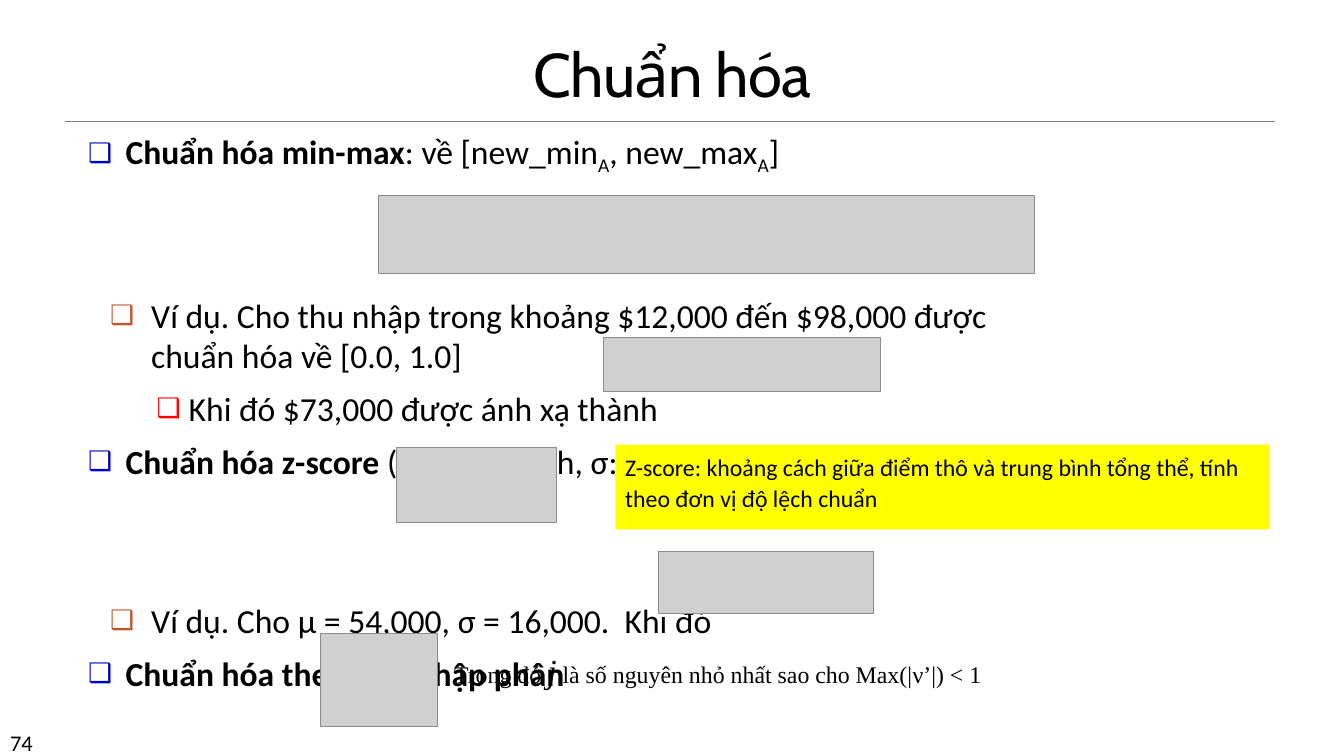
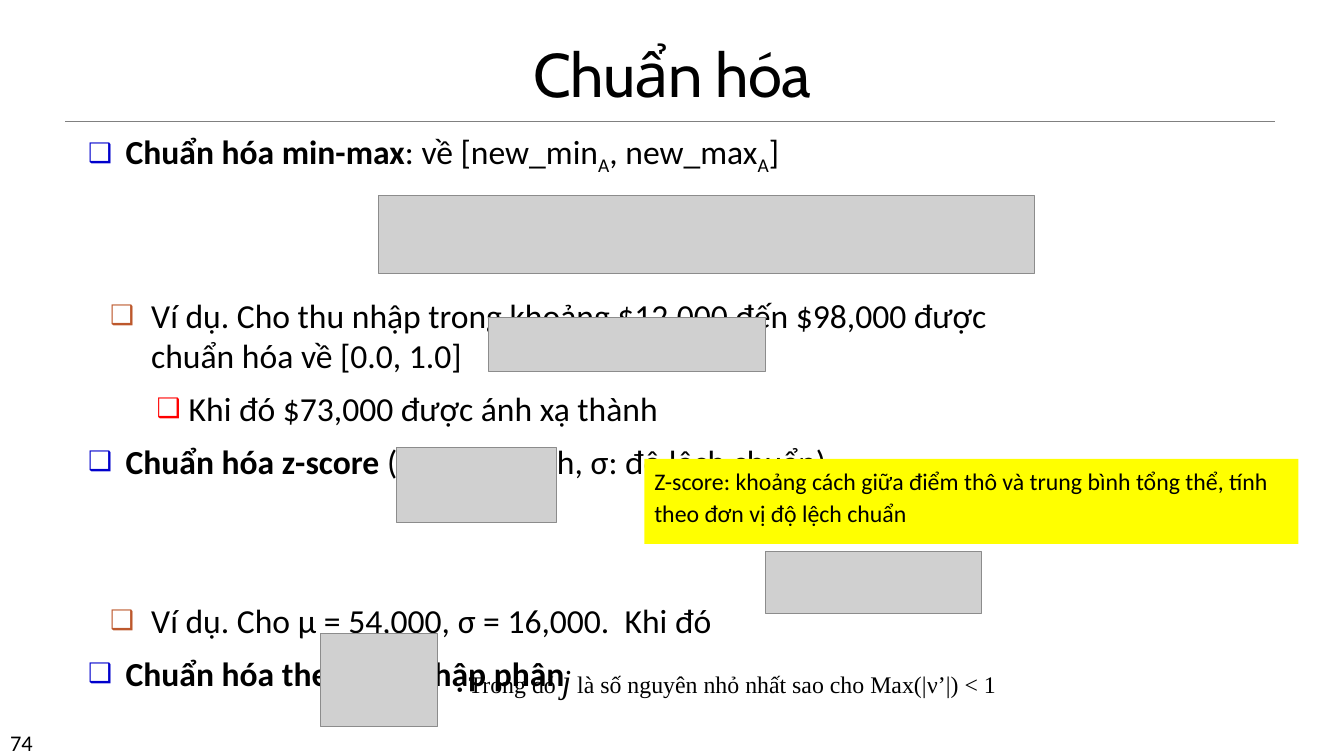
Before and after one commit to tuanpham21105/UTC_Nam4_Ki1, a slide deck: slide 74 of KPDL/Book_Slide_Datamining_Jiawei Han_4th/Chap2-Data-Viet.pptx. Drawn at 1344x756 pixels with LibreOffice and Linux fonts; fonts in the diff are those of the drawing; grey boxes stand for pictures; background and template pictures are left out. Boxes give left, top, right and bottom in pixels: in the first picture for what was removed or moved away, otherwise in the second. Text is boxed around its words. In the diff, an @@ line names an element or a change of style, - is before the commit and + after.

```diff
--- a/KPDL/Book_Slide_Datamining_Jiawei Han_4th/Chap2-Data-Viet.pptx
+++ b/KPDL/Book_Slide_Datamining_Jiawei Han_4th/Chap2-Data-Viet.pptx
@@ picture added at (489,318,766,371) @@
@@ picture removed at (604,338,881,391) @@
@@ rectangle "Z-score: khoảng cách giữa điểm ...": place and size @@
-rectangle "Z-score: khoảng cách giữa điểm ..." at (615,445,1269,529)
+rectangle "Z-score: khoảng cách giữa điểm ..." at (644,459,1299,543)
@@ picture removed at (658,552,874,614) @@
@@ picture added at (766,552,982,614) @@
@@ text "Trong đó j là số ...": place and size @@
-text "Trong đó j là số ..." at (454,661,981,689)
+text "Trong đó j là số ..." at (469,670,996,699)
```
Also in this commit, not shown: 29 other slides changed, 16 other files.
